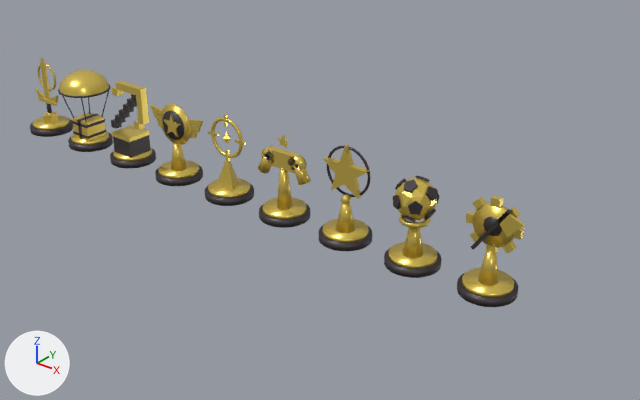
A saved change to the glTF model public/castle/trophies.glb.
Rendered twice from a 50 mm lens placed at (6.3, -6.28, 4.22), pointed at (1.1, 0.22, 0.19). Every picture has the same lights, and +X, +Y and +Z are marked at lower left. The first picture is the older version.

Names of what the first picture shows: 'trophy_etc', 'trophy_fifa', 'trophy_lol', 'trophy_minecraft', 'trophy_multi', 'trophy_overwatch', 'trophy_pubg', 'trophy_rust', 'trophy_valorant'.
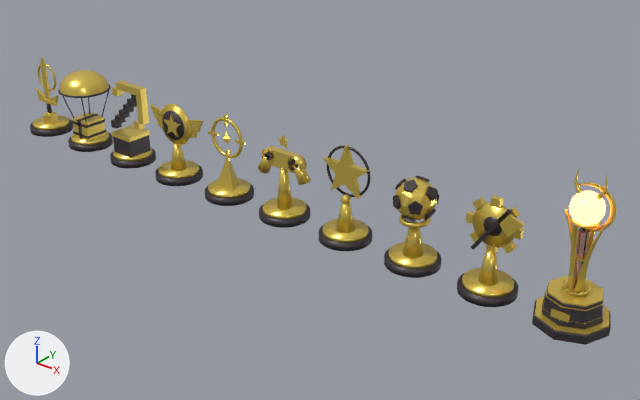
The edits, one by one:
Material 'tr_glass' (mat_tr_glass) is new.
Its base color is (0.95, 0.55, 0.5) (pink #f9c4bc).
Its roughness is 0.05.
Its transmission weight is 1.0.
Material 'tr_moon' (mat_tr_moon) is new.
Its base color is (0.6, 0.05, 0.03) (red #cb3f30).
Its roughness is 0.4.
Its emission color is (1.0, 0.25, 0.1) (orange #ff8959).
Its emission strength is 6.0.
Mesh me_trophy_grand is new.
It has 5174 vertices, 10124 faces and spans x -0.337..0.337, y -0.337..0.337, z 0.0..1.4.
Faces by material slot: [760, 7504, 20, 1840].
It uses material mat_tr_dark (dark grey #3c3538).
It uses material mat_tr_metal (yellow #ebce61).
It uses material mat_tr_glass (pink #f9c4bc).
It uses material mat_tr_moon (red #cb3f30, glowing orange #ff8959).
Object 'trophy_grand' (ob_trophy_grand) is new; it shows me_trophy_grand.
Its location is (4.0, 0.0, 0.0).

Location of each change, (x1, y1, x2, y2) in pixels of the pictures (640 x 400 px):
'trophy_grand', added: after (532, 170, 617, 345)
    faces in mat_tr_metal (yellow #ebce61): (535, 170, 617, 335)
    faces in mat_tr_dark (dark grey #3c3538): (532, 283, 611, 345)
    faces in mat_tr_moon (red #cb3f30, glowing orange #ff8959): (569, 191, 606, 226)
    faces in mat_tr_glass (pink #f9c4bc): (572, 228, 590, 289)
